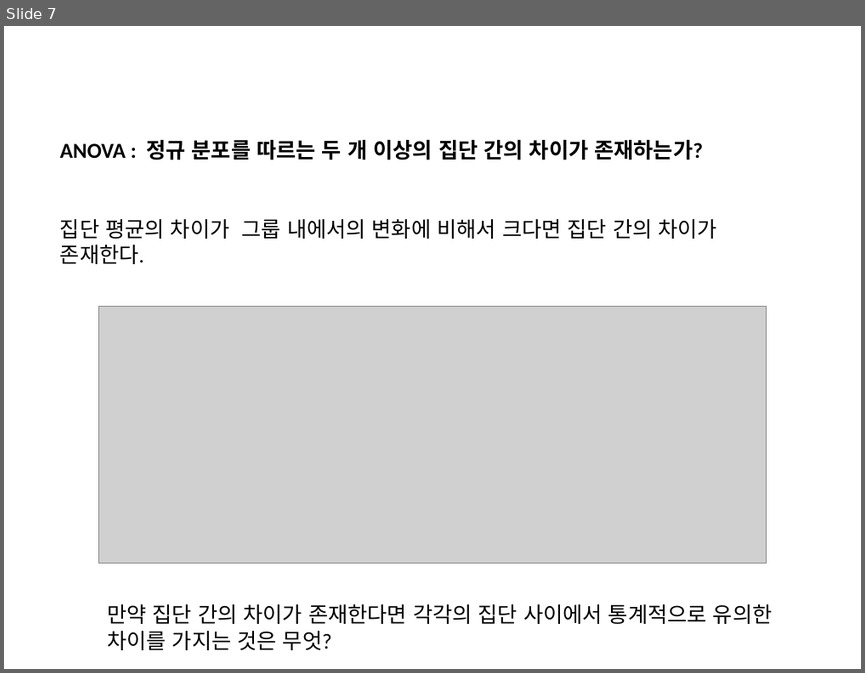
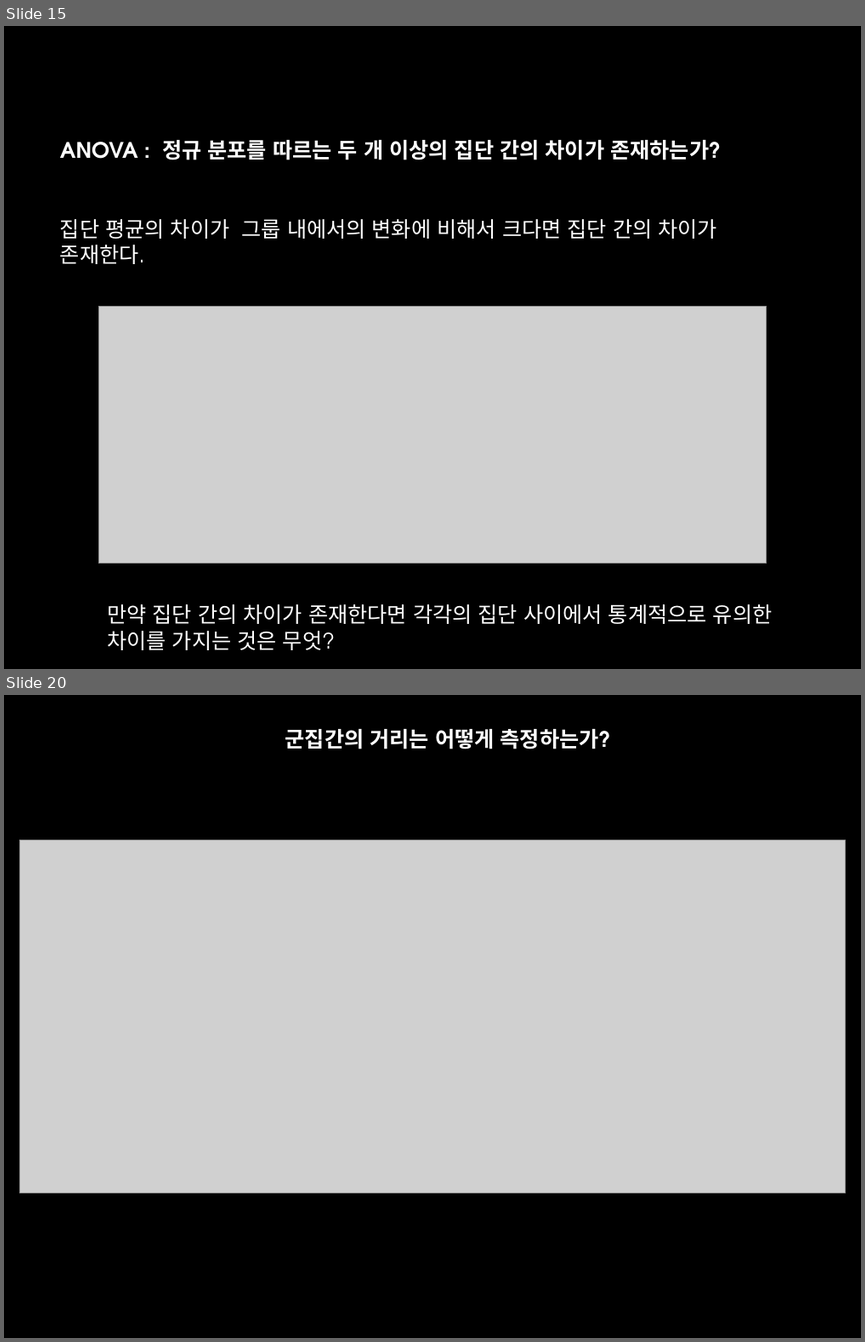
Before and after one commit to suknamgoong1970/CBNU-bioinformatics2021, a slide deck: Lecture8/Lect8.pptx. Shown one above the other, each under a label of ours: slide 7 before the commit, slides 15 and 20 after it; the slides between them are not shown. The pictures are 865x673 and 865x1342 pixels, drawn with LibreOffice and Linux fonts; fonts in the diff are those of the drawing; grey boxes stand for pictures. Boxes give left, top, right and bottom in pixels: in the first picture for what was removed or moved away, otherwise in the second. Text is boxed around its words. In the diff, an @@ line names an element or a change of style, - is before the commit and + after.

```diff
--- a/Lecture8/Lect8.pptx
+++ b/Lecture8/Lect8.pptx
@@ slide 20 added at box(4, 695, 861, 1338), background #000000 @@
@@ text added at box(285, 729, 611, 749), 18 pt, text #FFFFFF, bold @@
+군집간의 거리는 어떻게 측정하는가?
@@ picture added at box(19, 840, 846, 1193) @@
@@ what was slide 7 is now slide 15 @@
@@ slide 15 changed as well @@
@@ background #FFFFFF to #000000 @@
@@ font Calibri to TeX Gyre Adventor, text colour #000000 to #FFFFFF in 3 elements at box(60, 140, 721, 160), box(60, 219, 717, 264), box(107, 604, 772, 650) @@
```
Also in this commit, not shown: 8 other slides changed, 17 other slides added, 4 slides removed, 1 other file.
